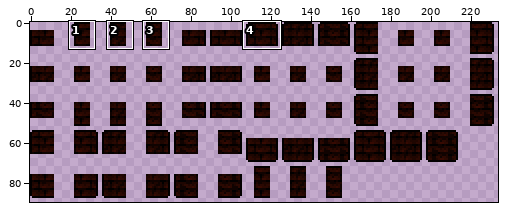
One commit to this sprite sheet: Content/Tiles/Catacomb/CatacombBrickWall2.png. Above: a wide view before the commit, with the close-up outlined.
Close-up. Old version:
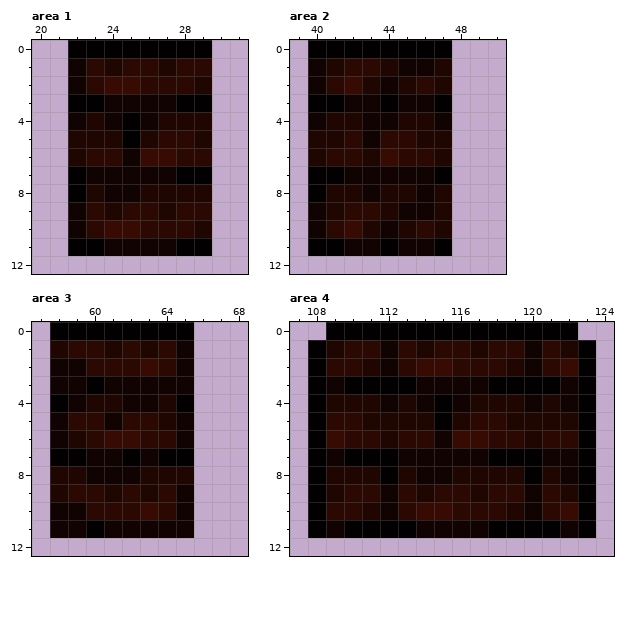
The file is 468x180 pixels, drawn in blocks of 2x2; one block is one cell here. Colours within 5 levels of each other are drawn and written as one. Shown: area 1: x 20..31, y 0..12; area 2: x 39..50, y 0..12; area 3: x 57..68, y 0..12; area 4: x 107..124, y 0..12. The commit also changed other parts of the picture, which this record leaves out.
The same view after the edit:
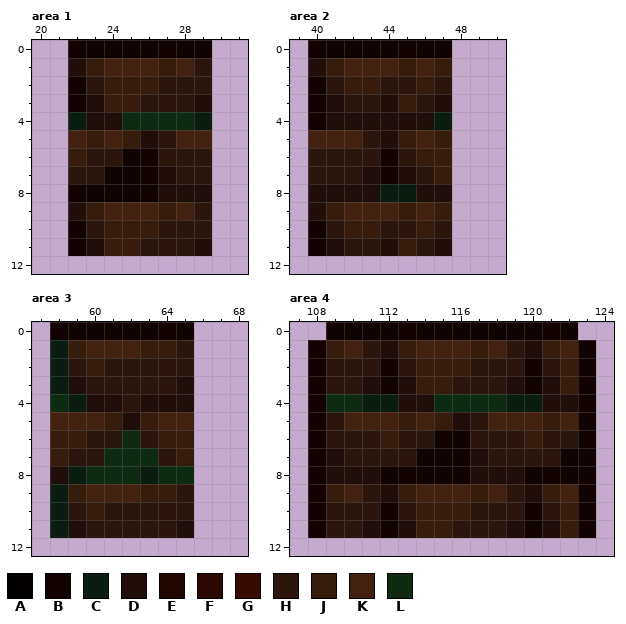
Palette (. is transparent): A #020000  B #100301  C #0a1d10  D #1f0e0a  E #1f0601  F #2b0902  G #370a02  H #2b160d  J #361c0d  K #432110  L #0f2a12
The edit:
Changed rows in their new state; - is an unchanged pixel.
Area 1:
first column x 22:
 0 BBBBBBBB
 1 DJKKKJKH
 2 -HJJJHHH
 3 BDJJHHHD
 4 CDDLLLLC
 5 KJKJDHKK
 6 JHH-BHHH
 7 HH---DHH
 8 BB--BDDD
 9 DJKKKJKH
10 -HJJJHHH
11 BDJJHHHD
Area 2:
first column x 40:
 0 BBBBBBBB
 1 DJKKKJKJ
 2 -HJJHHJH
 3 BDHHDJHD
 4 -DDDDDDC
 5 KKKHDJKJ
 6 HHHHBHJJ
 7 HHHD-DHJ
 8 DDDDCCDD
 9 DJKKKJKJ
10 -HJJHHJH
11 BDHHDJHD
Area 3:
first column x 58:
 0 BBBBBBBB
 1 CJKKKJJH
 2 CHJHHHHH
 3 CDHHHHHD
 4 LCDDHDDD
 5 KKKJDJKK
 6 JJHHLHJJ
 7 JHHLLLHJ
 8 DCLLLCLL
 9 CJKKKJJH
10 CHJHHHHH
11 CDHHHHHD
Area 4:
first column x 108:
 0 -BBBBBBBBBBBBBB-
 1 BJKHDJKKKJKHDJKB
 2 BHHH-HJJJHHH-HJB
 3 BHHDBDJJHHHDBDJB
 4 BLLCCDDLLLLCCDDB
 5 BHKKKJKJDHKKKJKB
 6 BHHHJHH-BHHHJHHB
 7 BDHHHH---DHHHH-B
 8 BDDDBB--BDDDBB-B
 9 BJKHDJKKKJKHDJKB
10 BHHH-HJJJHHH-HJB
11 BHHDBDJJHHHDBDJB
Changed places in both close-ups, as pixel boxes (x1, y1, x2, y2):
changed: (68, 40, 212, 256)
changed: (308, 40, 452, 256)
changed: (50, 322, 194, 538)
changed: (308, 322, 596, 538)
